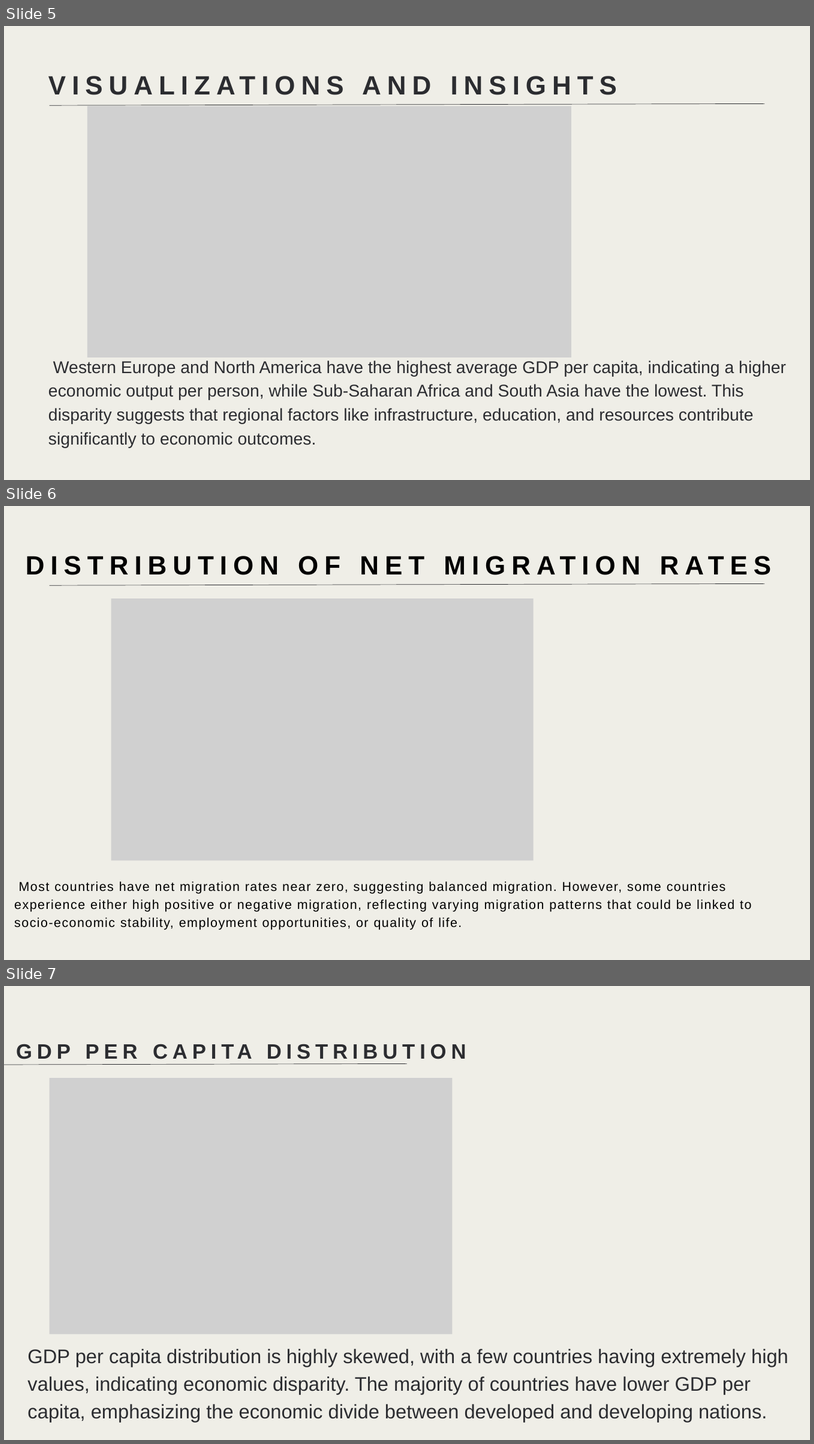
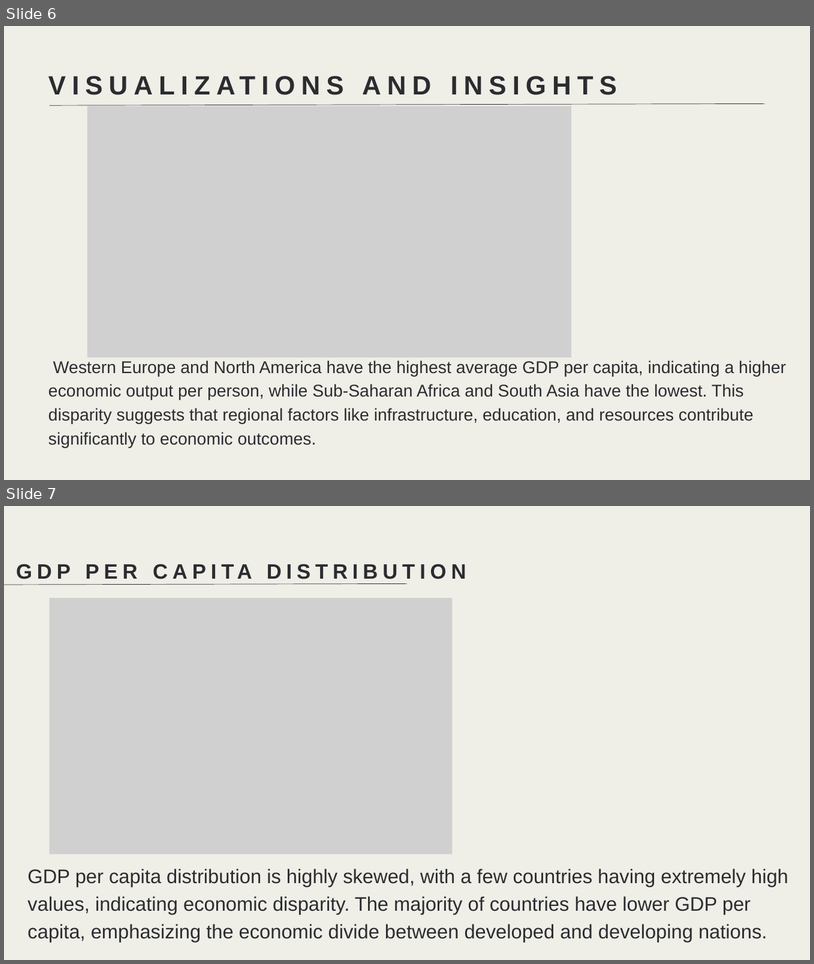
Before and after one commit to Vilars/Data110, a slide deck: Tete R Assignon_Project 1.pptx. Shown one above the other, each under a label of ours: slides 5, 6 and 7 before the commit, slides 6 and 7 after it. The pictures are 814x1444 and 814x964 pixels, drawn with LibreOffice and Linux fonts; fonts in the diff are those of the drawing; grey boxes stand for pictures. Boxes give left, top, right and bottom in pixels: in the first picture for what was removed or moved away, otherwise in the second. Text is boxed around its words. In the diff, an @@ line names an element or a change of style, - is before the commit and + after.

```diff
--- a/Tete R Assignon_Project 1.pptx
+++ b/Tete R Assignon_Project 1.pptx
@@ slide 6 removed at <box>4,506,810,960</box>, background #EFEEE7 @@
@@ line removed from (49, 585) to (765, 584) @@
@@ picture removed at <box>111,598,534,860</box> @@
@@ text removed at <box>14,881,752,930</box> @@
-Most countries have net migration rates near zero, suggesting balanced migration. However, some countries experience either high positive or negative migration, reflecting varying migration patterns that could be linked to socio-economic stability, employment opportunities, or quality of life.
@@ text removed at <box>155,881,278,894</box> @@
-DISTRIBUTION OF NET MIGRATION RATES
@@ what was slide 5 is now slide 6 @@
```
Also in this commit, not shown: 4 slides changed, 1 slide added.
